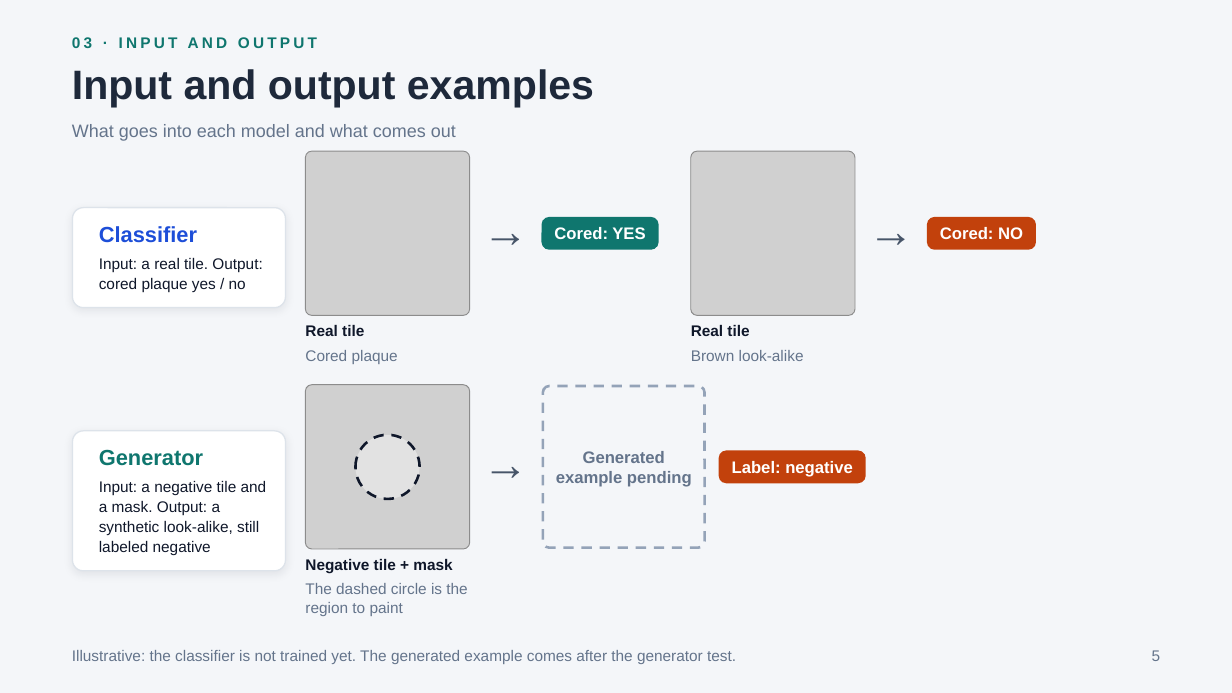
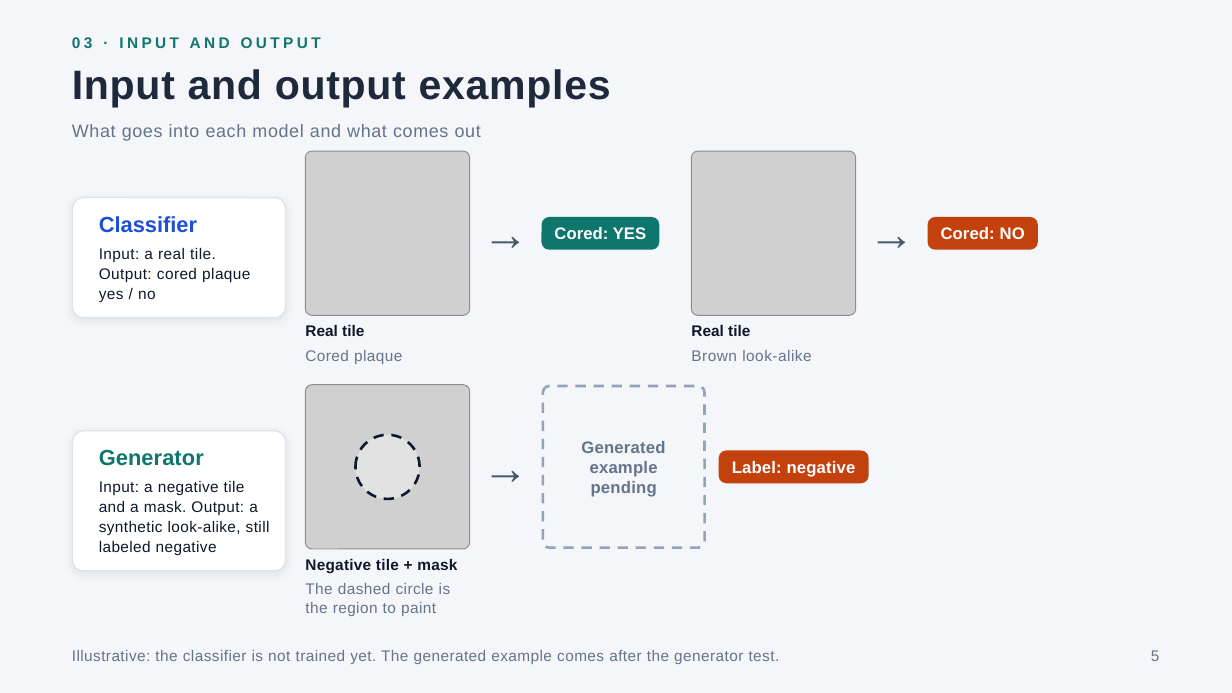
Before and after one commit to lucasboet/PlaqueGuard, a slide deck: slide 5 of GenAI_proposal_slides.pptx. Drawn at 1232x693 pixels with LibreOffice and Linux fonts; fonts in the diff are those of the drawing; grey boxes stand for pictures. Boxes give left, top, right and bottom in pixels: in the first picture for what was removed or moved away, otherwise in the second. Text is boxed around its words. In the diff, an @@ line names an element or a change of style, - is before the commit and + after.

Commit message:
Update slides: rename to PlaqueGuard and update framing

```diff
--- a/GenAI_proposal_slides.pptx
+++ b/GenAI_proposal_slides.pptx
@@ text "03 · INPUT AND OUTPUT" at [72,37,321,48]: letter spacing 2.5 to 2.6 pt @@
@@ title "Input and output examples" at [72,69,611,107]: letter spacing 0 to 0.6 pt @@
@@ text "What goes into each model ..." at [72,124,481,141]: letter spacing 0 to 0.5 pt @@
@@ rounded rectangle: place and size @@
-rounded rectangle at [72,208,286,308]
+rounded rectangle at [72,198,286,318]
@@ rounded rectangle at [72,198,286,318]: proportions changed @@
@@ line spacing 36pt to 41.4pt in 3 elements at [482,441,538,496], [482,207,538,262], [869,207,924,262] @@
@@ text "Classifier": place and size @@
-text "Classifier" at [99,226,197,243]
+text "Classifier" at [99,216,197,233]
@@ rounded rectangle "Cored: NO" at [928,217,1038,250]: letter spacing 0 to 0.1 pt @@
@@ letter spacing 0 to 0.3 pt in 5 elements at [305,350,402,364], [99,481,270,555], [305,583,451,616], [72,650,780,664], [99,248,250,302] @@
@@ text "Input: a real tile. Output: ...": place and size @@
-text "Input: a real tile. Output: ..." at [99,258,262,292]
+text "Input: a real tile. Output: ..." at [99,248,250,302]
@@ text "Brown look-alike" at [691,350,811,361]: letter spacing 0 to 0.4 pt @@
@@ rounded rectangle "Generated example pending" at [543,386,705,548]: letter spacing 0 to 0.2 pt @@
@@ rounded rectangle "Label: negative" at [719,450,869,483]: letter spacing 0 to 0.1 pt @@
@@ text "Negative tile + mask" at [305,559,457,573]: letter spacing 0 to 0.2 pt @@
```
Also in this commit, not shown: 7 other slides changed, 1 other file.
